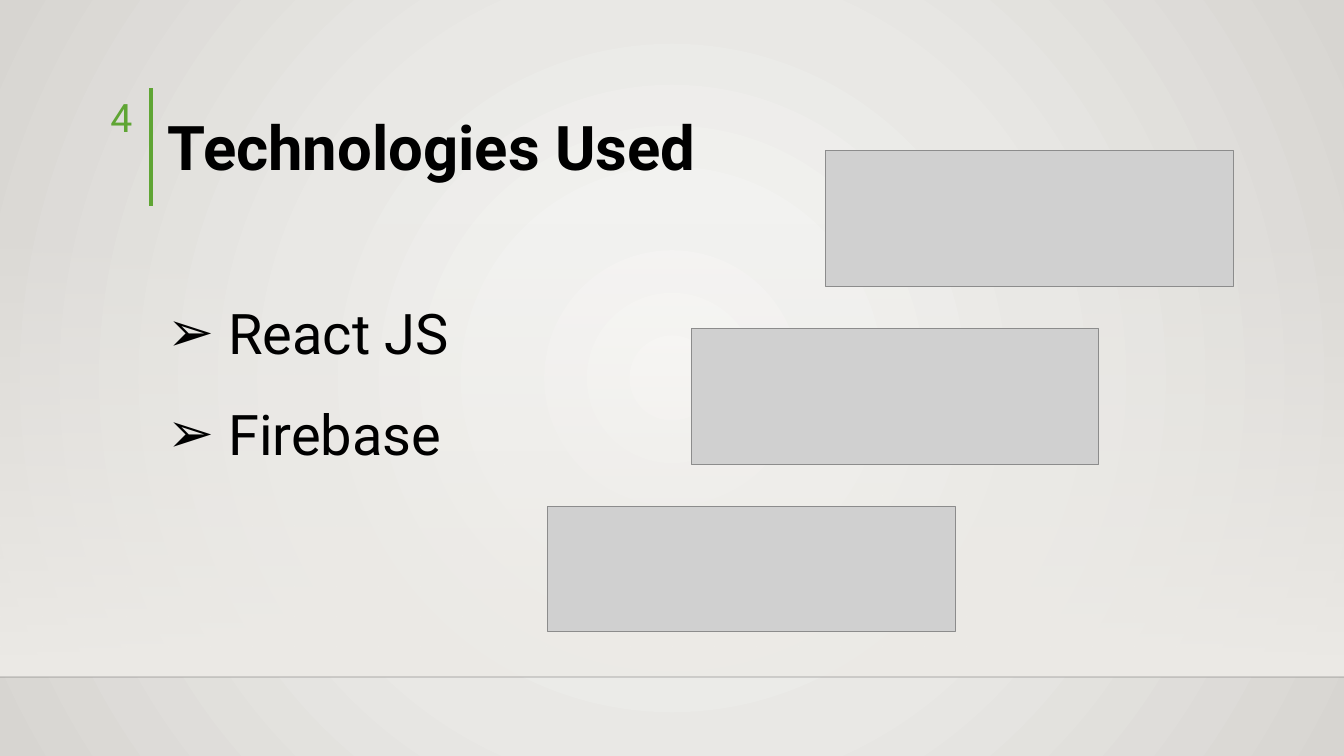
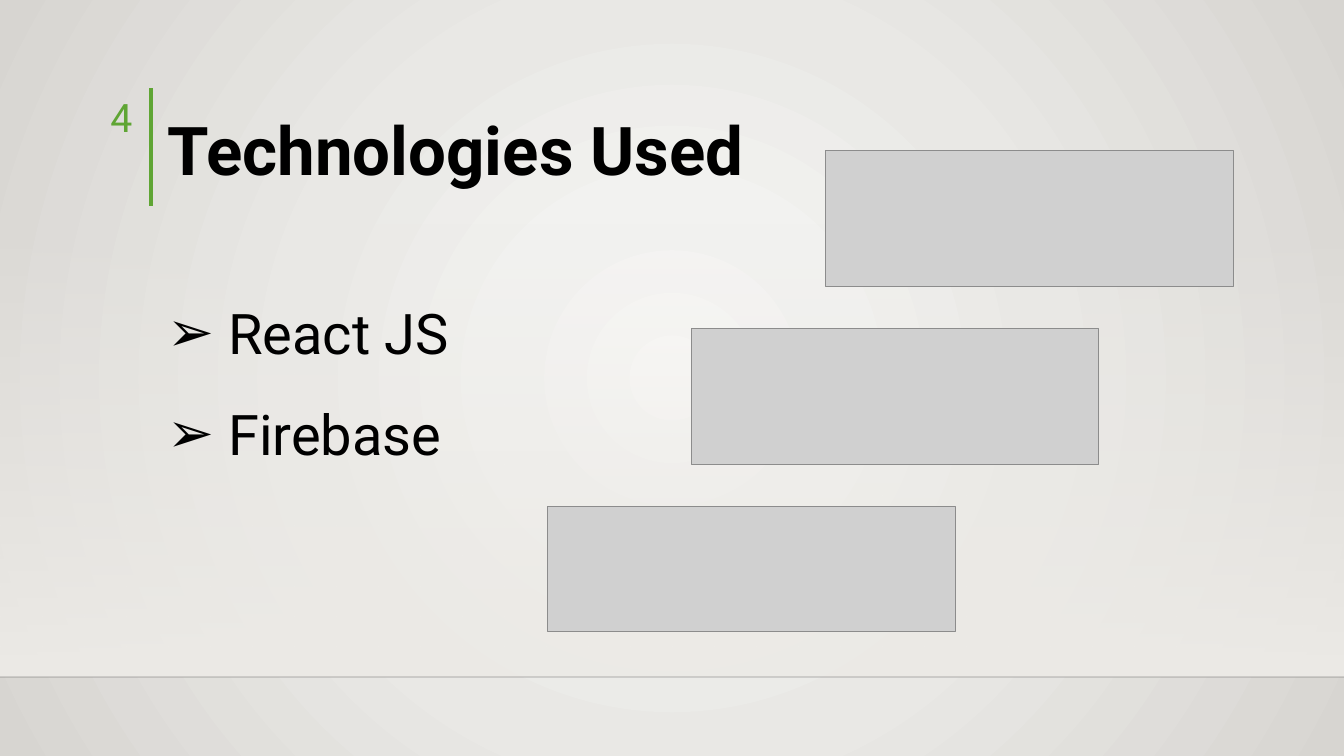
Before and after one commit to hisni/CO227-Project, a slide deck: slide 4 of Presantation/Presentation - Final.pptx. Drawn at 1344x756 pixels with LibreOffice and Linux fonts; fonts in the diff are those of the drawing; grey boxes stand for pictures; background and template pictures are left out. Boxes give left, top, right and bottom in pixels: in the first picture for what was removed or moved away, otherwise in the second. Text is boxed around its words. In the diff, an @@ line names an element or a change of style, - is before the commit and + after.

```diff
--- a/Presantation/Presentation - Final.pptx
+++ b/Presantation/Presentation - Final.pptx
@@ text "Technologies Used" at <box>168,124,743,189</box>: size 44 to 48 pt @@
```
Also in this commit, not shown: 7 other slides changed.
